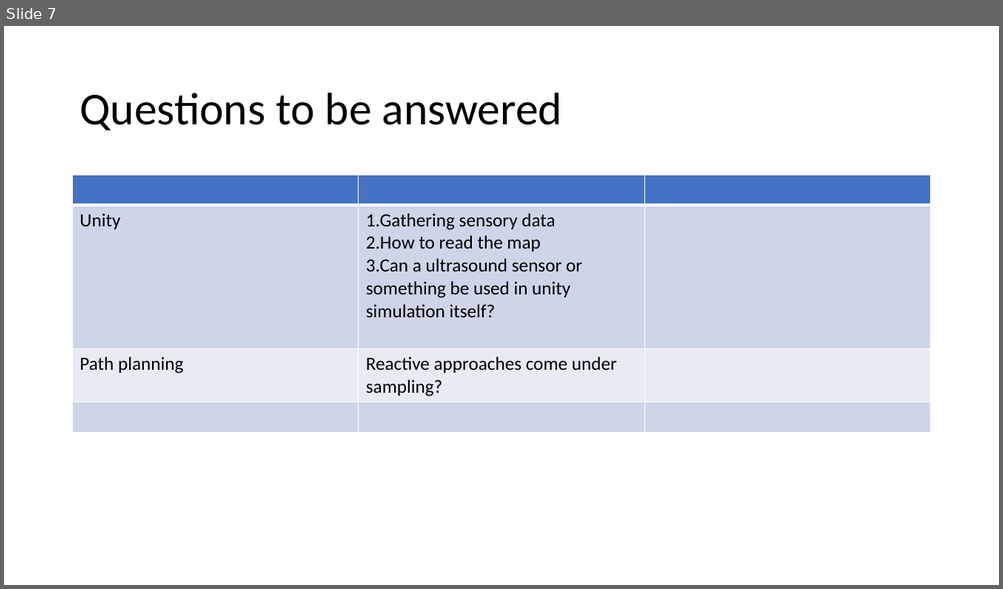
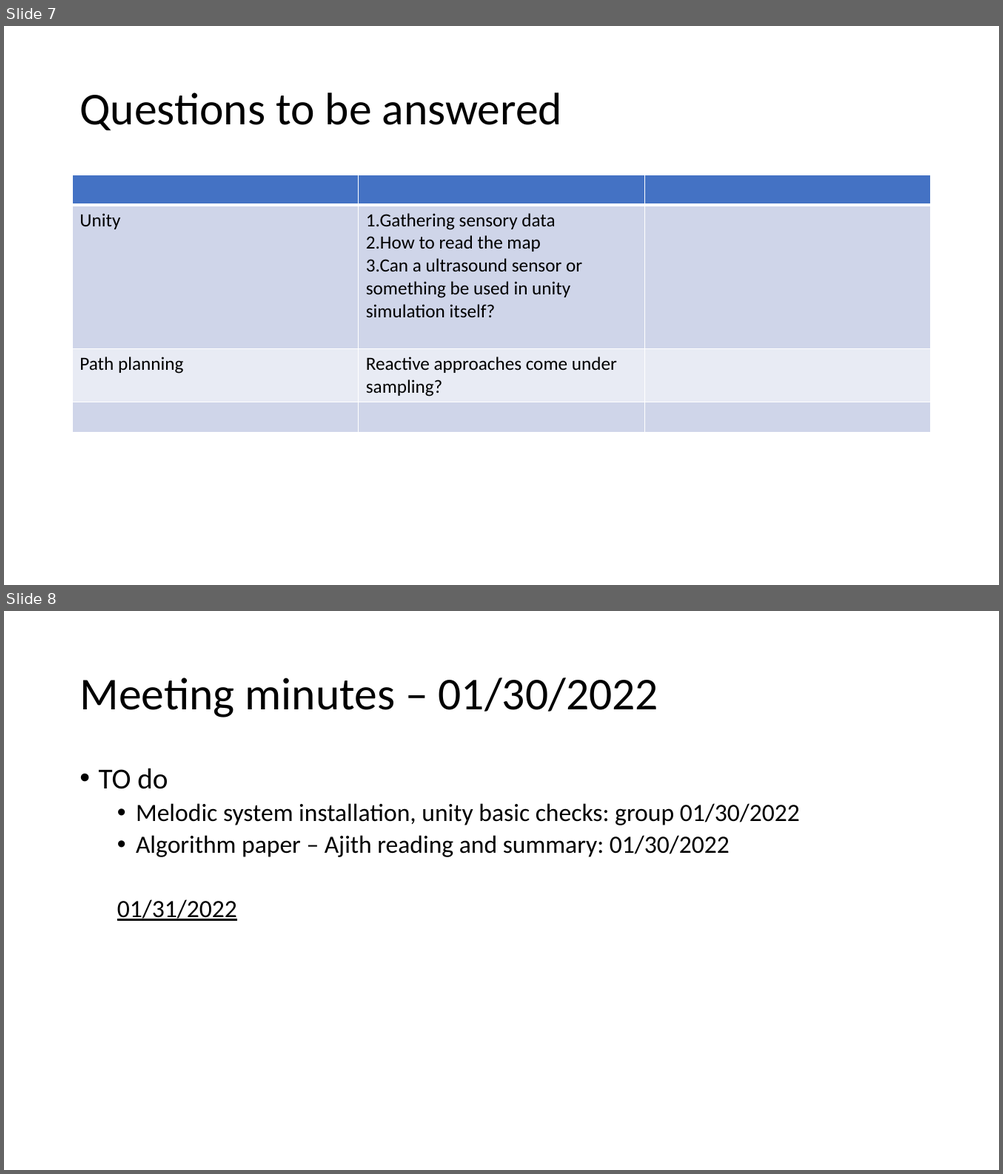
Before and after one commit to khizarmohammed1997/Motion_planning_project, a slide deck: Project details.pptx. Shown one above the other, each under a label of ours: slide 7 before the commit, slides 7 and 8 after it. The pictures are 1003x589 and 1003x1174 pixels, drawn with LibreOffice and Linux fonts; fonts in the diff are those of the drawing. Boxes give left, top, right and bottom in pixels: in the first picture for what was removed or moved away, otherwise in the second. Text is boxed around its words. In the diff, an @@ line names an element or a change of style, - is before the commit and + after.

```diff
--- a/Project details.pptx
+++ b/Project details.pptx
@@ slide 8 added at (4,611,999,1170), background #FFFFFF @@
@@ title added at (79,678,658,718), 44 pt, text #000000 @@
+Meeting minutes – 01/30/2022
@@ text added at (99,768,800,921), 24 pt, text #000000 @@
+• TO do
+  • Melodic system installation, unity basic checks: group 01/30/2022
+  • Algorithm paper – Ajith reading and summary: 01/30/2022
+  01/31/2022
```
